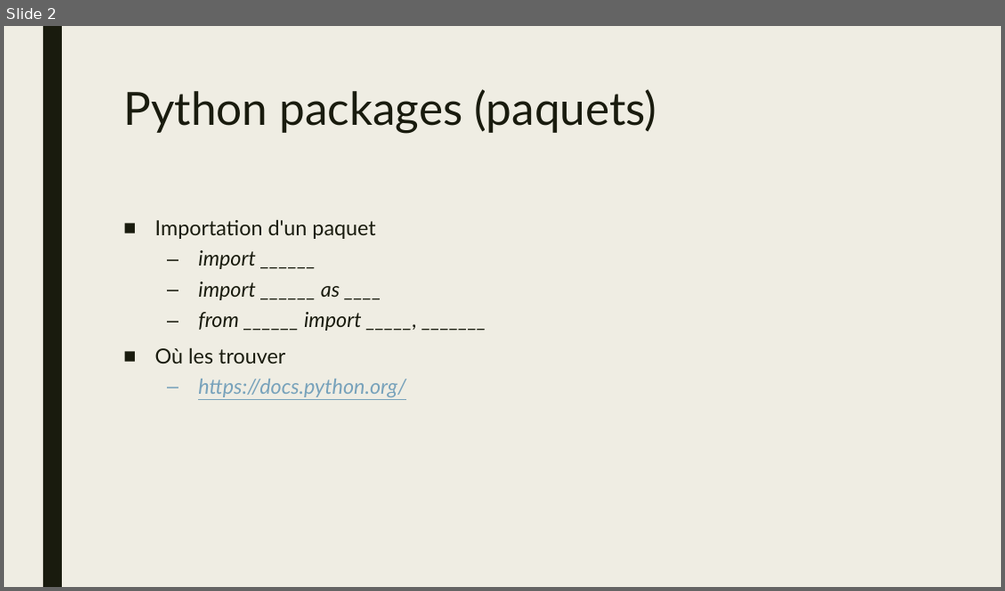
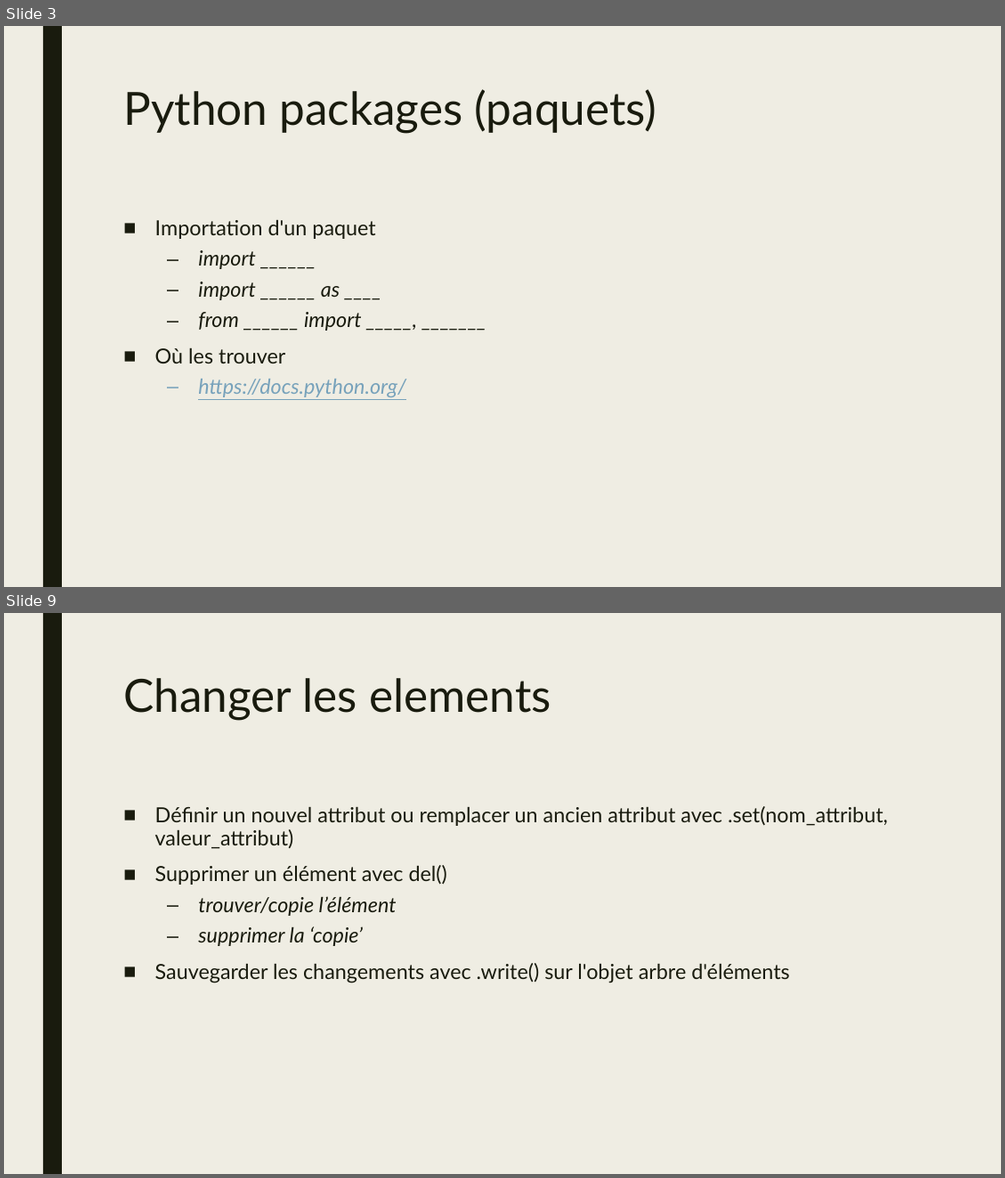
Before and after one commit to jamesgawley/xml, a slide deck: atelier_xml.pptx. Shown one above the other, each under a label of ours: slide 2 before the commit, slides 3 and 9 after it; the slides between them are not shown. The pictures are 1005x591 and 1005x1178 pixels, drawn with LibreOffice and Linux fonts; fonts in the diff are those of the drawing. Boxes give left, top, right and bottom in pixels: in the first picture for what was removed or moved away, otherwise in the second. Text is boxed around its words. In the diff, an @@ line names an element or a change of style, - is before the commit and + after.

```diff
--- a/atelier_xml.pptx
+++ b/atelier_xml.pptx
@@ slide 9 added at (4, 613, 1001, 1174), background #EFEDE3; not listed: 1 template element that a slide beside it also shows @@
@@ title added at (123, 678, 550, 720), 44 pt, text #191B0E @@
+Changer les elements
@@ text added at (155, 806, 888, 983), 20 pt, text #191B0E @@
+■ Définir un nouvel attribut ou remplacer un ancien attribut avec .set(nom_attribut, valeur_attribut)
+■ Supprimer un élément avec del()
+  – trouver/copie l’élément
+  – supprimer la ‘copie’
+■ Sauvegarder les changements avec .write() sur l'objet arbre d'éléments
@@ what was slide 2 is now slide 3 @@
```
Also in this commit, not shown: 8 other slides added, 1 slide removed, 1 other file.
